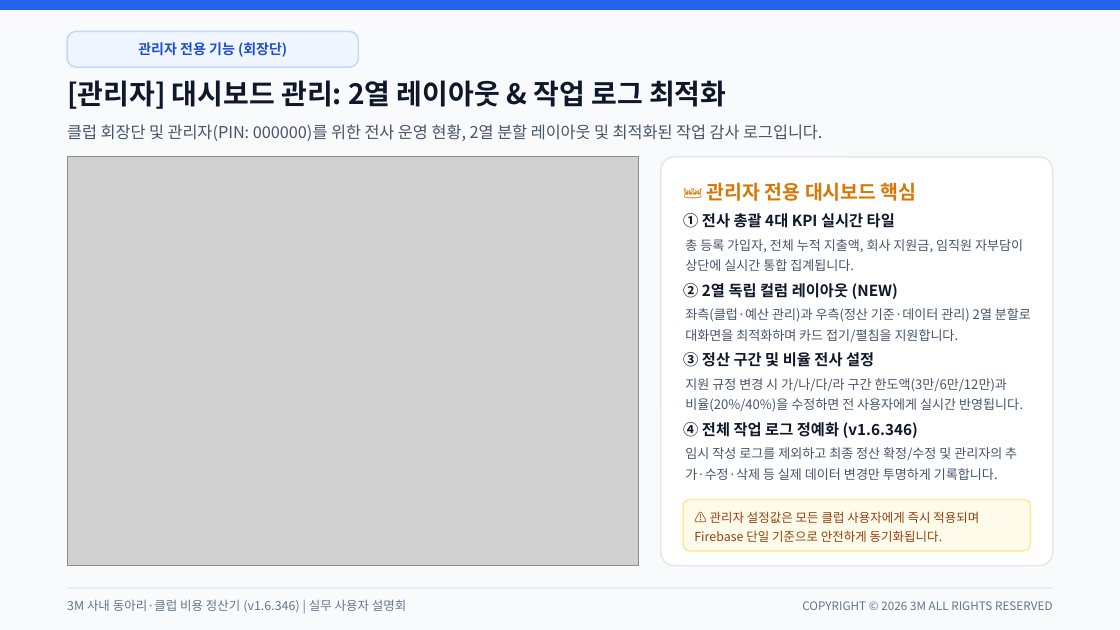
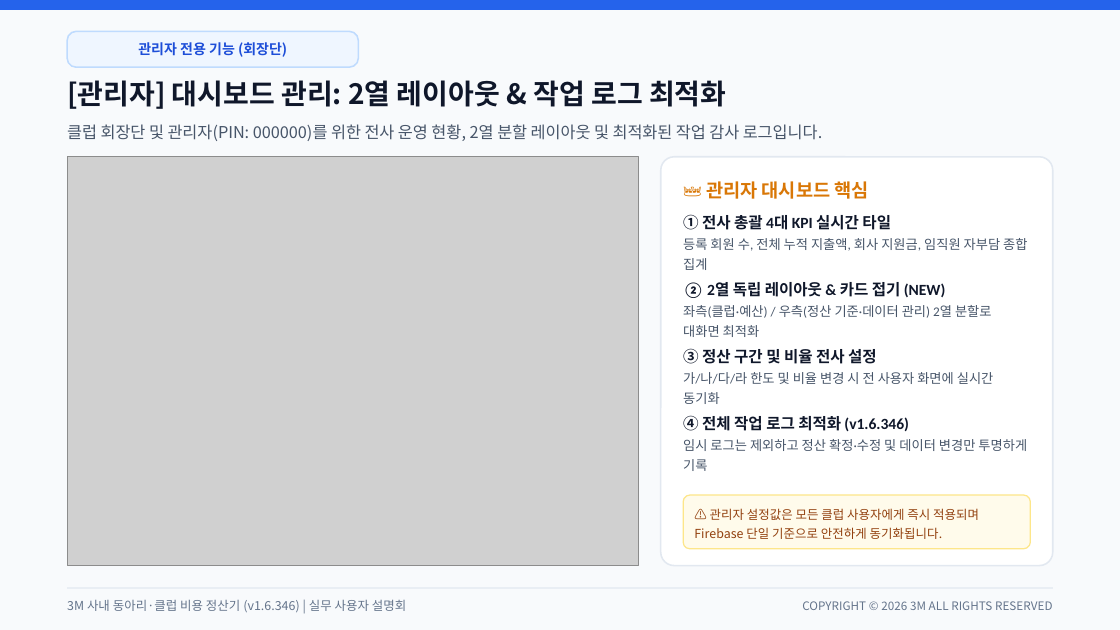
Before and after one commit to gochujangs33-dot/Club-expense, a slide deck: slide 8 of 3M_사내_클럽_비용_정산_시스템_사용_설명회.pptx. Drawn at 1120x630 pixels with LibreOffice and Linux fonts; fonts in the diff are those of the drawing; grey boxes stand for pictures. Boxes give left, top, right and bottom in pixels: in the first picture for what was removed or moved away, otherwise in the second. Text is boxed around its words. In the diff, an @@ line names an element or a change of style, - is before the commit and + after.

```diff
--- a/3M_사내_클럽_비용_정산_시스템_사용_설명회.pptx
+++ b/3M_사내_클럽_비용_정산_시스템_사용_설명회.pptx
@@ text at (706,181,869,199): text changed; size 12.5 to 12 pt @@
-👑 관리자 전용 대시보드 핵심
+👑 관리자 대시보드 핵심
@@ text at (683,214,1027,270): text changed; size 9.8 to 8.5 pt; font Noto Sans CJK KR to Calibri; text colour #0F172A to #475569; bold off @@
-① 전사 총괄 4대 KPI 실시간 타일
+① 전사 총괄 4대 KPI 실시간 타일
+등록 회원 수, 전체 누적 지출액, 회사 지원금, 임직원 자부담 종합 집계
@@ text removed at (685,239,1023,271) @@
-총 등록 가입자, 전체 누적 지출액, 회사 지원금, 임직원 자부담이 상단에 실시간 통합 집계됩니다.
@@ text at (683,282,992,337): text changed; size 8.4 to 8.5 pt; font Noto Sans CJK KR to Calibri @@
-좌측(클럽·예산 관리)과 우측(정산 기준·데이터 관리) 2열 분할로 대화면을 최적화하며 카드 접기/펼침을 지원합니다.
+② 2열 독립 레이아웃 & 카드 접기 (NEW)
+좌측(클럽·예산) / 우측(정산 기준·데이터 관리) 2열 분할로 대화면 최적화
@@ text removed at (683,283,898,299) @@
-② 2열 독립 컬럼 레이아웃 (NEW)
@@ vertical alignment middle to top in 4 elements at (683,214,1027,270), (683,282,992,337), (683,415,1027,471), (683,348,994,404) @@
@@ text at (683,348,994,404): text changed; size 9.8 to 8.5 pt; font Noto Sans CJK KR to Calibri; text colour #0F172A to #475569; bold off @@
-③ 정산 구간 및 비율 전사 설정
+③ 정산 구간 및 비율 전사 설정
+가/나/다/라 한도 및 비율 변경 시 전 사용자 화면에 실시간 동기화
@@ text removed at (685,378,1023,412) @@
-지원 규정 변경 시 가/나/다/라 구간 한도액(3만/6만/12만)과 비율(20%/40%)을 수정하면 전 사용자에게 실시간 반영됩니다.
@@ text at (683,415,1027,471): text changed; size 8.4 to 8.5 pt; font Noto Sans CJK KR to Calibri @@
-임시 작성 로그를 제외하고 최종 정산 확정/수정 및 관리자의 추가·수정·삭제 등 실제 데이터 변경만 투명하게 기록합니다.
+④ 전체 작업 로그 최적화 (v1.6.346)
+임시 로그는 제외하고 정산 확정·수정 및 데이터 변경만 투명하게 기록
@@ text removed at (683,422,918,438) @@
-④ 전체 작업 로그 정예화 (v1.6.346)
@@ rounded rectangle: place and size @@
-rounded rectangle at (683,500,1030,551)
+rounded rectangle at (683,495,1030,549)
@@ rounded rectangle at (683,495,1030,549): proportions changed @@
```
Also in this commit, not shown: 9 other slides changed, 1 other file.
